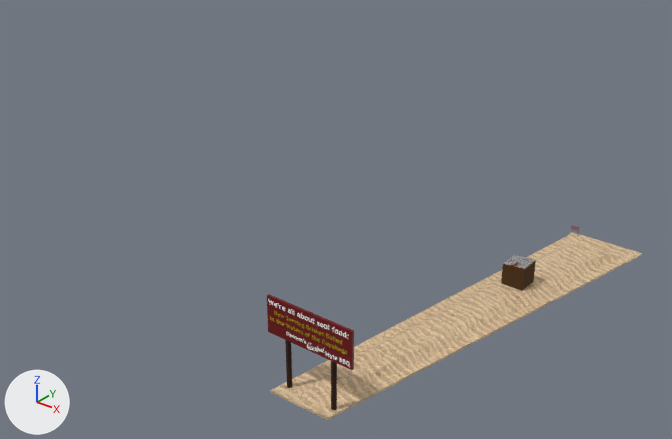
The glTF model Gangsta Wizards/Main/BUILDINGS/Business/Love Shack.glb: old version first, new version second.
Both versions are drawn from a 50 mm lens placed at (47.6, -92.4, 60.9), pointed at (-25.7, -0.7, 4.1). The lights are fixed; the arrows at lower left show +X, +Y and +Z. The older version comes first. Where no turn or scale is listed for an object, it has been applied to the vertices.

Names of what the first picture shows: 'Billboard', 'Ground', 'Shack', 'Stand.001' and 4 more.
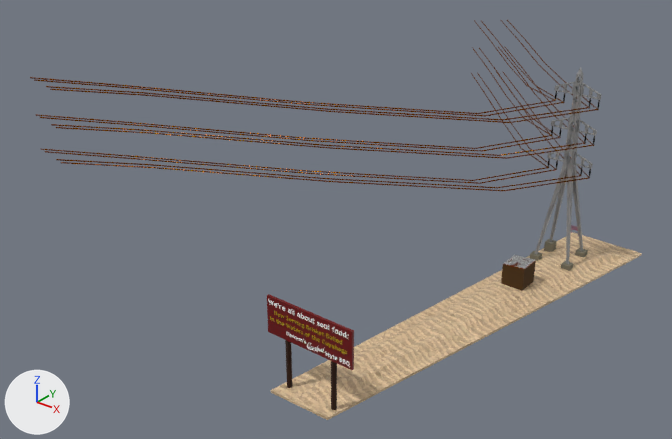
What differs and where, as boxes [x1, y1, x2, y2] in the pictures (672 x 439 px):
'Wires', added
    after: [30, 20, 599, 191]
'Tower', added
    after: [535, 67, 602, 264]
    faces in mat_galvanized_steel (grey #adadad): [535, 67, 602, 264]
'Bases', added
    after: [530, 239, 588, 271]

Diff of the bpy script that builds the scene:
```diff
--- a/Gangsta Wizards/Main/BUILDINGS/Business/Love Shack.glb.py
+++ b/Gangsta Wizards/Main/BUILDINGS/Business/Love Shack.glb.py
@@ mat_copper_wires @@
+mat_copper_wires = principled_material('Copper Wires')
+mat_copper_wires.base_color = (0.232, 0.0513, 0.0)  # brown #844000
+mat_copper_wires.metallic = 1.0
+mat_copper_wires.roughness = 0.25
@@ mat_steel @@
+mat_steel = principled_material('Steel')
+mat_steel.base_color = (0.264, 0.264, 0.264)  # grey #8c8c8c
+mat_steel.metallic = 1.0
+mat_steel.roughness = 0.0
@@ mat_coils @@
+mat_coils = principled_material('Coils')
+mat_coils.base_color = (0.0, 0.0, 0.0)  # black #000000
+mat_coils.metallic = 1.0
@@ mat_galvanized_steel @@
+mat_galvanized_steel = principled_material('Galvanized Steel')
+mat_galvanized_steel.base_color = (0.416, 0.416, 0.416)  # grey #adadad
+mat_galvanized_steel.metallic = 1.0
+mat_galvanized_steel.roughness = 0.8
@@ mat_conc_base @@
+mat_conc_base = principled_material('Conc Base')
+mat_conc_base.base_color = (0.181, 0.166, 0.116)  # dark yellow #767160
+mat_conc_base.roughness = 1.0
@@ me_cylinder_011 @@
+me_cylinder_011.from_pydata(...)  # 1253 vertices, 2410 faces; spans x 169.0..222.9, y 286.3..368.4, z 14.8..30.6
+me_cylinder_011.materials.append(mat_copper_wires)  # brown #844000
@@ me_cylinder_003 @@
+me_cylinder_003.from_pydata(...)  # 2771 vertices, 3134 faces; spans x -9.9..-3.8, y -2.7..2.4, z 0.3..26.3
+# faces by material slot: [1272, 1056, 806]
+me_cylinder_003.materials.append(mat_steel)  # grey #8c8c8c
+me_cylinder_003.materials.append(mat_coils)  # black #000000
+me_cylinder_003.materials.append(mat_galvanized_steel)  # grey #adadad
@@ me_cube_001 @@
+me_cube_001.from_pydata(...)  # 32 vertices, 48 faces; spans x -5.33..0.63, y -0.76..5.2, z -1.76..0.3
+me_cube_001.materials.append(mat_conc_base)  # dark yellow #767160
@@ ob_wires @@
+ob_wires = bpy.data.objects.new('Wires', me_cylinder_011)
+ob_wires.location = (-218.8, -317.6, -3.5)
@@ ob_tower @@
+ob_tower = bpy.data.objects.new('Tower', me_cylinder_003)
+ob_tower.location = (7.9, 14.5, 1.2)
@@ ob_bases @@
+ob_bases = bpy.data.objects.new('Bases', me_cube_001)
+ob_bases.location = (3.4, 12.1, 1.2)
```
